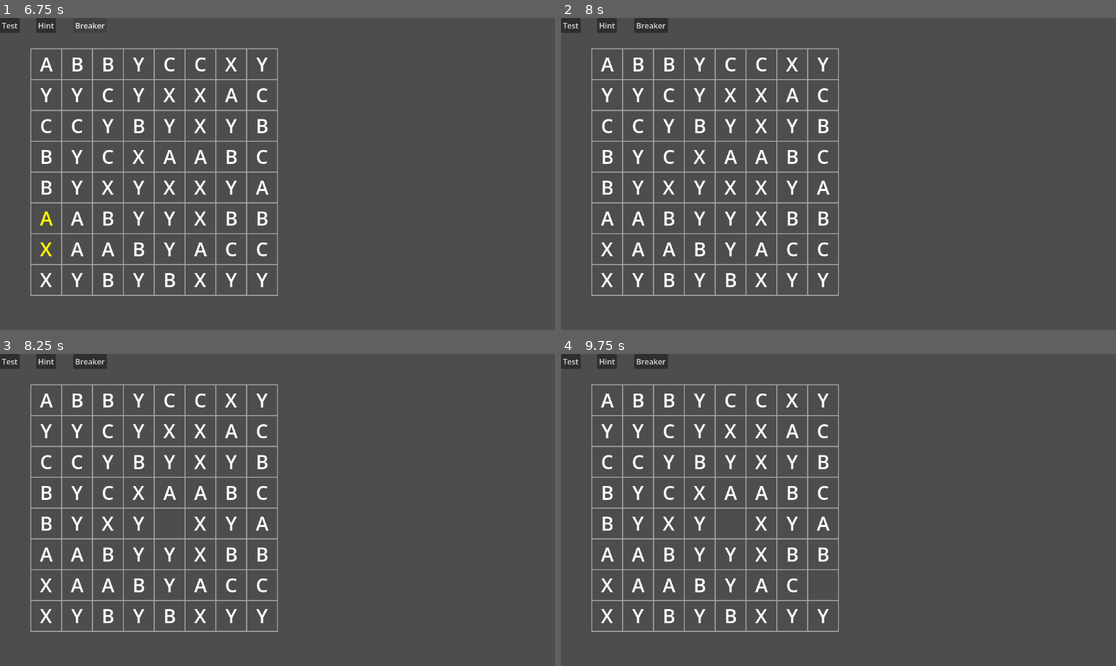
Above: before the commit, frames 1-4 (two rows, left to right).
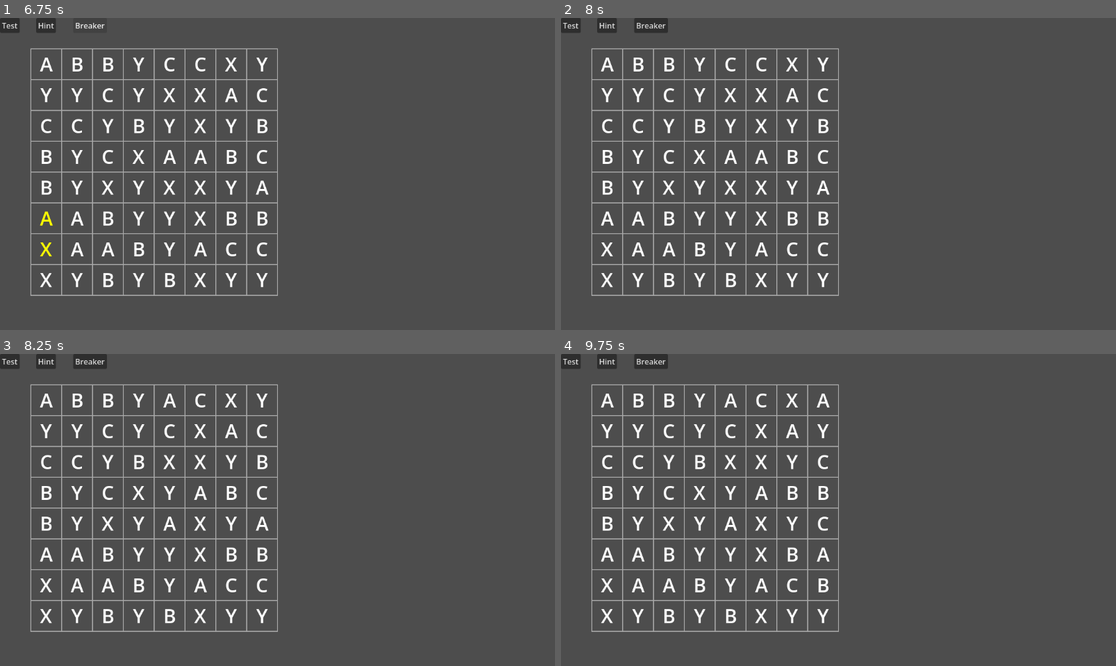
Above: after the commit, the same moments.

Repository: fehudma/godot_projects
Game: Godot game, scene res://Scenes/game.tscn
Two runs of this game, one before a commit and one after it. Both use one fixed random seed, a clock stepped at 60 frames per second and the inputs below.
Inputs (mouse positions are in pixels of both pictures, inside the frame that each line leads up to):
- Up to frame 1 (6.75 s): click "Breaker" at 0.5 s; click "Test" at 1.25 s; click "Hint" at 2 s; click "Test" at 2.75 s; click "Hint" at 3.5 s; click "Breaker" at 4.25 s; click "Test" at 5 s; click "Hint" at 5.75 s; click "Breaker" at 6.5 s
- Up to frame 2 (8 s): tap Enter at 7.25 s; move the mouse to (960, 158) at 7.27 s; click (960, 158) at 7.42 s
- Up to frame 3 (8.25 s): tap Space at 8 s; move the mouse to (166, 525) at 8.02 s; click (166, 525) at 8.17 s
- Up to frame 4 (9.75 s): tap Enter at 8.75 s; move the mouse to (894, 441) at 8.77 s; click (894, 441) at 8.92 s; tap Space at 9.5 s; move the mouse to (810, 572) at 9.52 s; click (810, 572) at 9.67 s

Frames 1-2 are identical in both runs. In frame 3, 0.3% of the frame differs, in the area x 29-32%, y 12-57%; in frame 4, 0.7%, in the area x 29-49%, y 12-77%.

Commit message:
targeted piece is destroyed and board reshuffled and checked for dead boards

Diff:
--- a/Scenes/board.gd
+++ b/Scenes/board.gd
@@ -517,10 +517,20 @@
 					return
 
 				if breaker_active:
+					input_locked = true
+
 					var matched_pieces: Array[Piece] = [clicked_piece]
 					remove_matched_pieces(matched_pieces)
 
+					collapse_all_columns()
+					refill_board()
+					resolve_cascades()
+
+					if not has_possible_move():
+						reshuffle_board()
+
 					breaker_active = false
+					input_locked = false
 					return
 
 				if selected_cell == Vector2i(-1, -1):
@@ -626,6 +636,14 @@
 	if input_locked:
 		return
 
+	if selected_cell != Vector2i(-1, -1):
+		var selected_piece: Piece = grid[selected_cell.x][selected_cell.y]
+
+		if selected_piece != null:
+			selected_piece.set_selected(false)
+
+		selected_cell = Vector2i(-1, -1)
+
 	breaker_active = true
 
 
